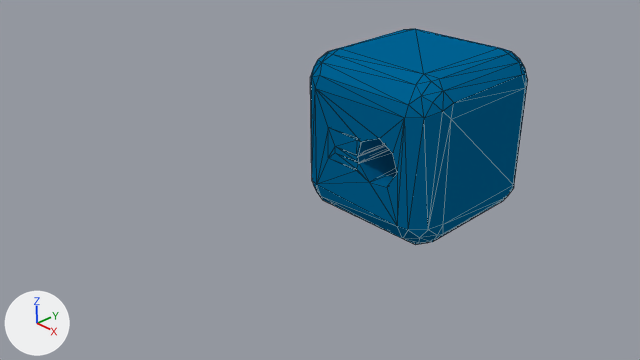
Renders of the Blender file snoboll/Assets/powSlowSpeed.blend from each side of a commit.
Before and after are seen from the file's camera 'Camera'. Lighting does not change. The marker at lower left points along +X, +Y and +Z. Mesh edges are drawn as thin lines.

Names of what the first picture shows: 'Snöboll SlowmoSpeed'.
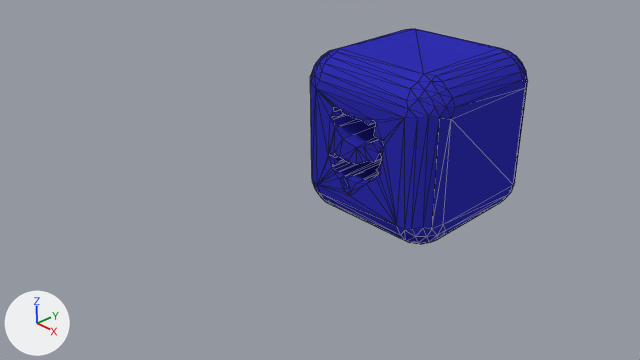
Changed parts and their boxes (x1, y1, x2, y2) in the pictures (640 x 360 px):
'Snöboll SlowmoSpeed', reshaped, modifiers changed: before (310, 29, 528, 245); after (310, 29, 528, 244)
part 1 of me_snöboll_slowmospeed, built on: before (315, 88, 405, 226); after (316, 89, 405, 226)
part 2 of me_snöboll_slowmospeed, recoloured: (311, 29, 526, 243) in both

What changed in the scene script:
```text
Add mat_färg:
    mat_färg = diffuse_material('färg')
    mat_färg.base_color = (0.0305, 0.0289, 0.448)  # blue #312fb3
Change me_snöboll_slowmospeed:
    used by ob_snöboll_slowmospeed; location = (0.0, 0.0, 0.0)
    remove me_snöboll_slowmospeed.from_pydata(...)  # 432 vertices, 880 faces; spans x 0.0..2.54, y 0.0..2.54, z 0.0..2.54
    add me_snöboll_slowmospeed.from_pydata(...)  # 1180 vertices, 2364 faces; spans x 0.0..2.54, y 0.0..2.54, z 0.0..2.54
    me_snöboll_slowmospeed part 1: 3 vertices moved from x 1.27..1.4, y 0.0..2.54, z 1.02 to x 0.84..0.94, y 0.0..2.54, z 0.72..0.8; 76 vertices removed from x 0.69..2.01, y 0.0..2.54, z 0.91..1.63; 824 vertices added at x 0.69..1.77, y 0.0..2.54, z 0.56..1.87
    me_snöboll_slowmospeed part 2: 696 faces spanning x 0.0..2.54, y 0.0..2.54, z 0.0..2.54 switch from mat_powslowspeed (blue #006495) to mat_färg (blue #312fb2)
Change ob_snöboll_slowmospeed:
    where _m = ob_snöboll_slowmospeed.modifiers.new('Decimate', 'DECIMATE')
    _m.ratio: 0.34 -> 0.245
    add _m.invert_vertex_group = True
```
